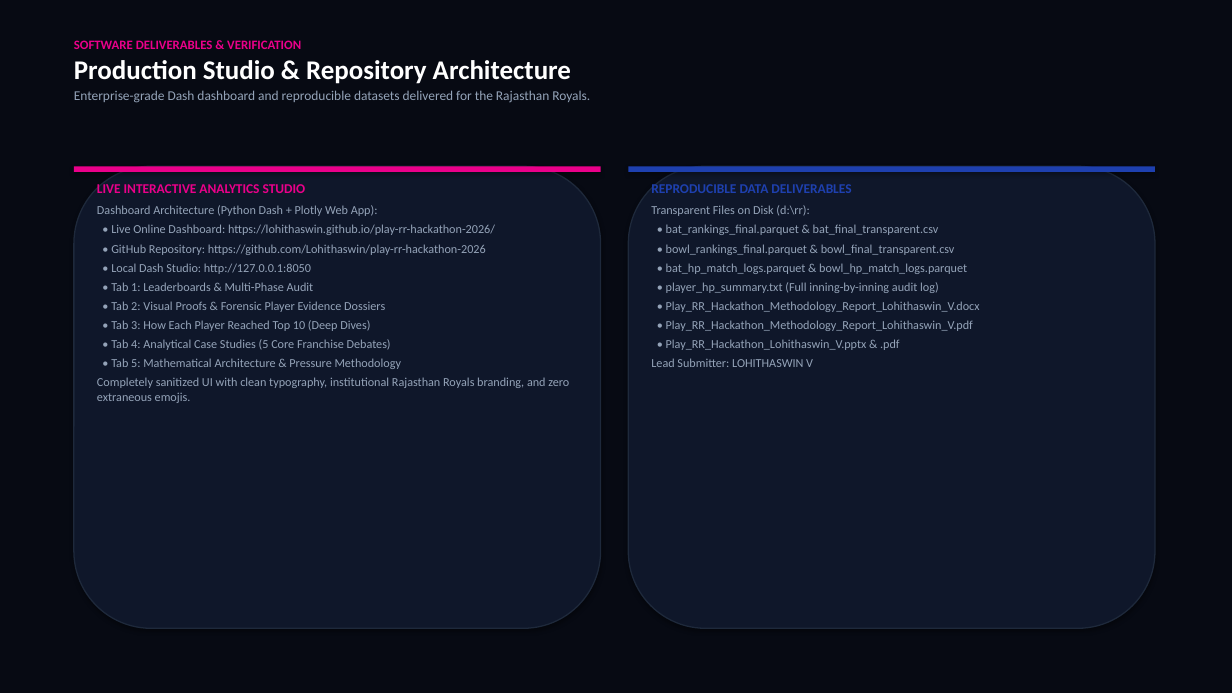
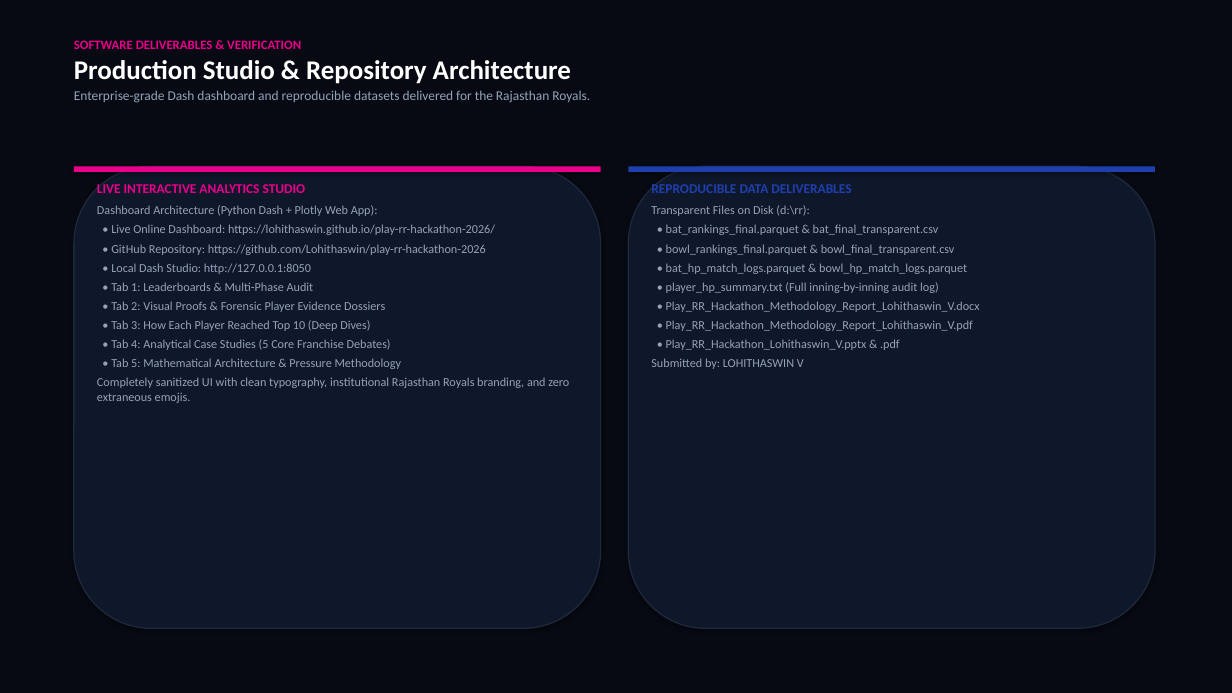
Before and after one commit to Lohithaswin/play-rr-hackathon-2026, a slide deck: slide 14 of Play_RR_Hackathon_Lohithaswin_V.pptx. Drawn at 1232x693 pixels with LibreOffice and Linux fonts; fonts in the diff are those of the drawing. Boxes give left, top, right and bottom in pixels: in the first picture for what was removed or moved away, otherwise in the second. Text is boxed around its words. In the diff, an @@ line names an element or a change of style, - is before the commit and + after.

Commit message:
Update attribution to 'SUBMITTED BY: LOHITHASWIN V' across dashboard and deliverables

```diff
--- a/Play_RR_Hackathon_Lohithaswin_V.pptx
+++ b/Play_RR_Hackathon_Lohithaswin_V.pptx
@@ text at [651, 358, 804, 369]: text changed @@
-Lead Submitter: LOHITHASWIN V
+Submitted by: LOHITHASWIN V
```
Also in this commit, not shown: 1 other slide changed, 10 other files.
